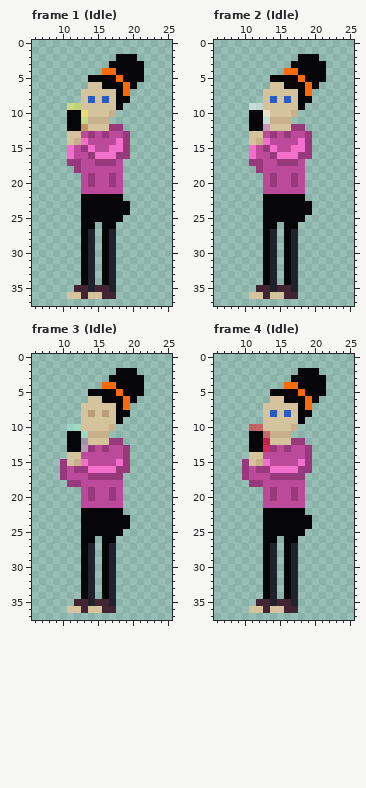
File history of a pixel-art file, Assets/Aseprites/Girlfriend.aseprite. This is how it looked before the edit.
32x42 pixels, 10 frames. Shown: frame 1 (Idle): x 6..25, y 0..37; frame 2 (Idle): x 6..25, y 0..37; frame 3 (Idle): x 6..25, y 0..37; frame 4 (Idle): x 6..25, y 0..37. The commit also changed other frames, which this record leaves out.
The result:
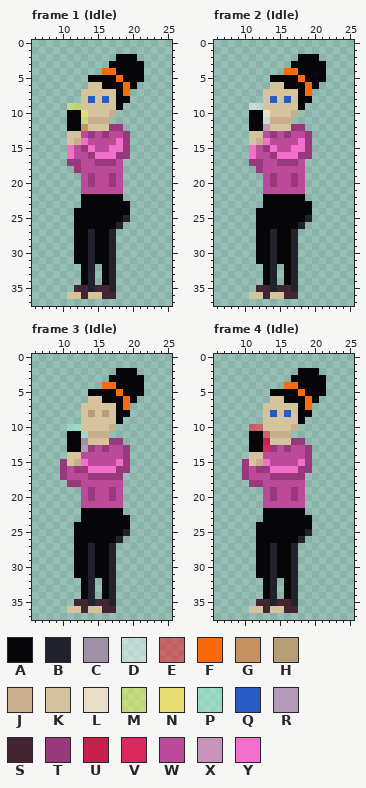
Palette (. is transparent): A #060608  B #22222d  C #9f92a8  D #ffffff74  E #ff001174  F #fa6a0a  G #c79261  H #b79e77  J #c7b08b  K #d5c39d  L #e8deca  M #fffc4074  N #e8dd73  P #a6fcdb74  Q #285cc4  R #b29bb8  S #422433  T #99397d  U #c71f4c  V #da285c  W #bc4a9b  X #c793b8  Y #f270cc
The edit:
--- frame 1 (Idle), layer "Layer 1"
@@ x 10..21 @@
 23 ...AAAAAAA..
-24 ...AAAAAAA..
-25 ...AAAAAA...
-26 ...AA.AA....
-27 ...AB.AB....
-28 ...AB.AB....
-29 ...AB.AB....
-30 ...AB.AB....
-31 ...AB.AB....
+24 ..AAAAAAAA..
+25 ..AAAAAAAB..
+26 ..AAAAAAB...
+27 ..AABAAB....
+28 ..AABAAB....
+29 ..AABAAB....
+30 ..AABAAB....
+31 ..AABAAB....
 32 ...AB.AB....
--- frame 2 (Idle), layer "Layer 1": the same change as frame 1 (Idle)
--- frame 3 (Idle), layer "Layer 1": the same change as frame 1 (Idle)
--- frame 4 (Idle), layer "Layer 1": the same change as frame 1 (Idle)
Pixel boxes of the changes (left, top, right, bottom) in both pictures:
added: (74, 208, 130, 264)
added: (256, 208, 312, 264)
added: (74, 522, 130, 578)
added: (256, 522, 312, 578)
